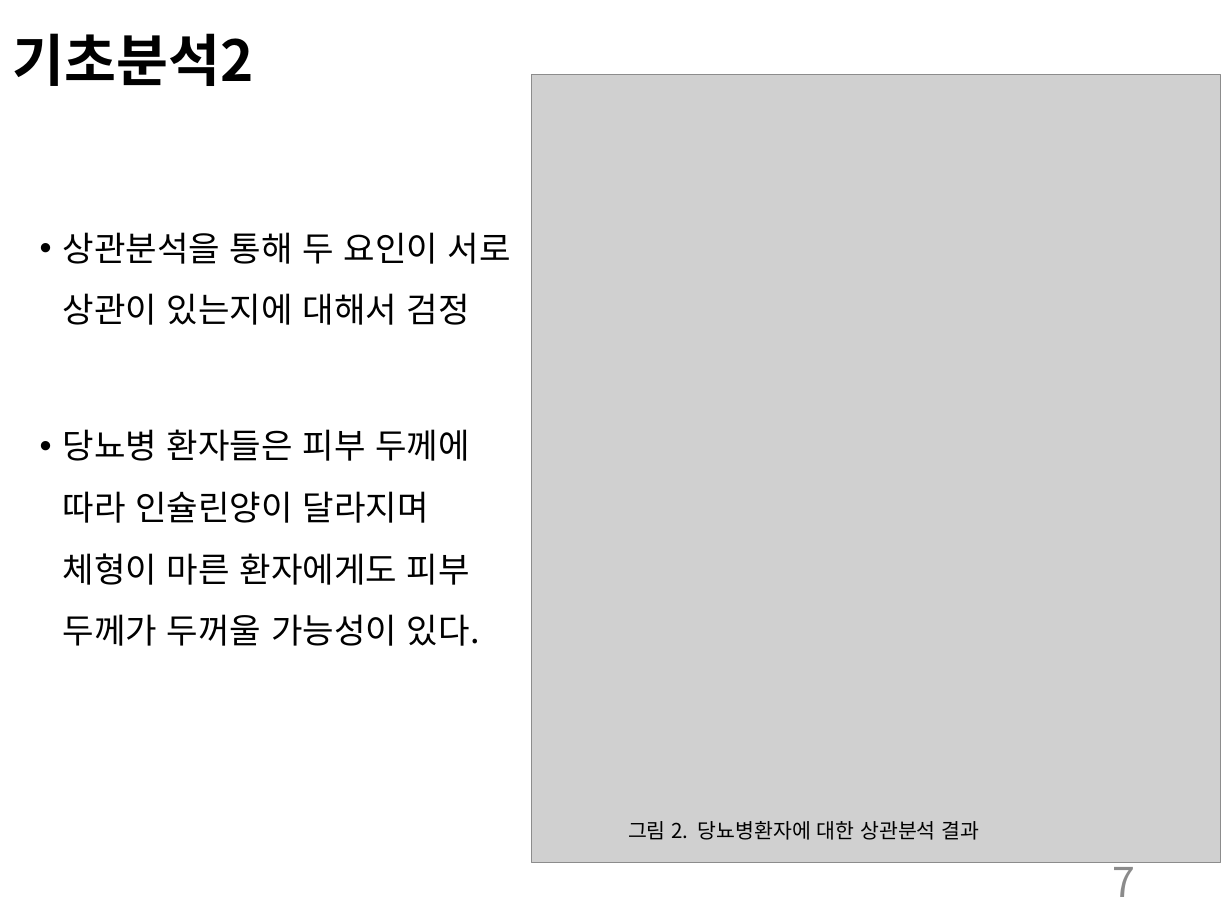
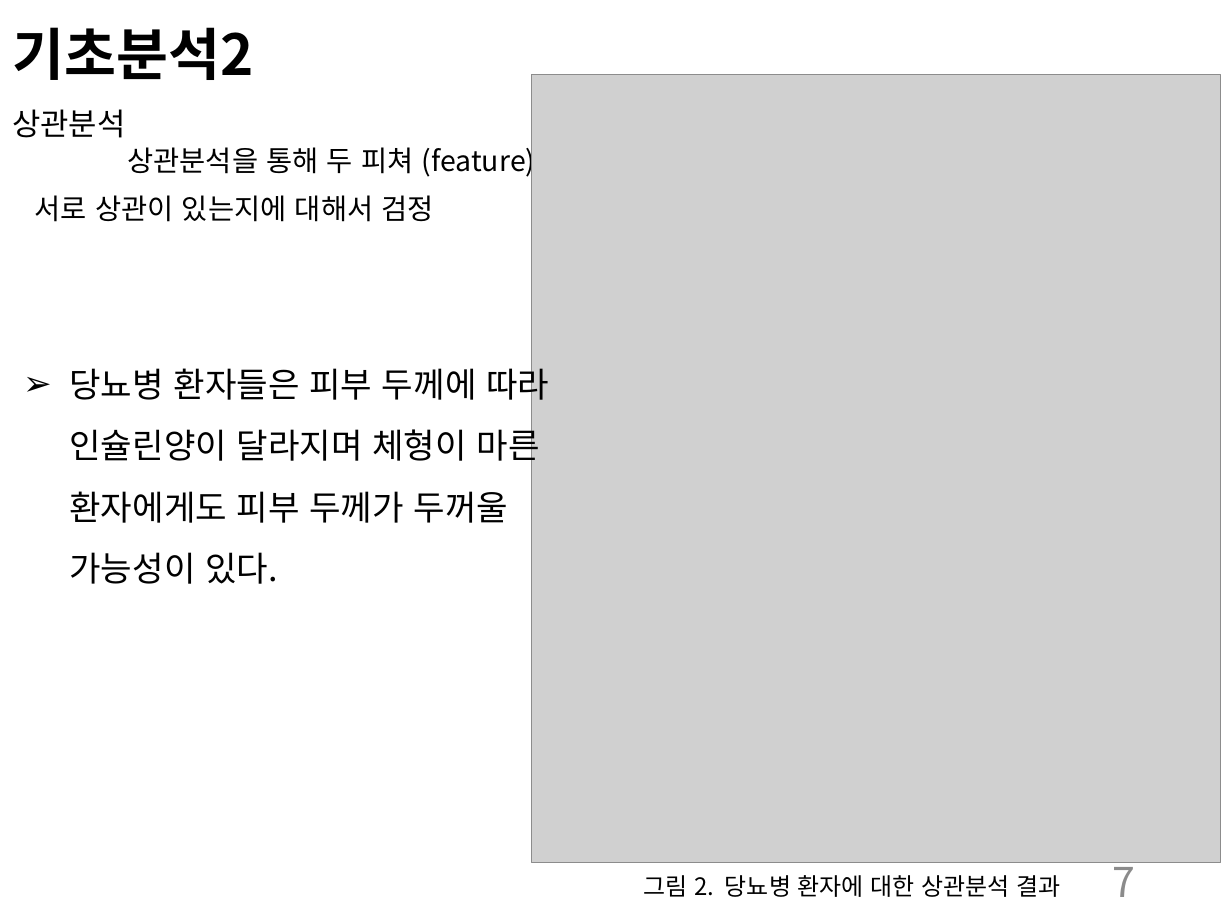
Before and after one commit to yeunkyung/projects, a slide deck: slide 7 of papers/Diabetes_Analysis_ppt_kor.pptx. Drawn at 1232x924 pixels with LibreOffice and Linux fonts; fonts in the diff are those of the drawing; grey boxes stand for pictures. Boxes give left, top, right and bottom in pixels: in the first picture for what was removed or moved away, otherwise in the second. Text is boxed around its words. In the diff, an @@ line names an element or a change of style, - is before the commit and + after.

```diff
--- a/papers/Diabetes_Analysis_ppt_kor.pptx
+++ b/papers/Diabetes_Analysis_ppt_kor.pptx
@@ title at <box>12,27,253,138</box>: text changed @@
-기초분석2
+기초분석2
+상관분석
@@ text at <box>35,142,536,222</box>: text changed; size 20 to 16.6 pt @@
-  • 상관분석을 통해 두 요인이 서로 상관이 있는지에 대해서 검정
-  • 당뇨병 환자들은 피부 두께에 따라 인슐린양이 달라지며 체형이 마른 환자에게도 피부 두께가 두꺼울 가능성이 있다.
+  상관분석을 통해 두 피쳐 (feature) 가 서로 상관이 있는지에 대해서 검정
@@ text added at <box>69,362,549,584</box>, 20 pt, text #000000 @@
+➢ 당뇨병 환자들은 피부 두께에 따라 인슐린양이 달라지며 체형이 마른 환자에게도 피부 두께가 두꺼울 가능성이 있다.
@@ text at <box>643,875,1061,897</box>: text changed; size 12 to 14 pt @@
-그림 2. 당뇨병환자에 대한 상관분석 결과
+그림 2. 당뇨병 환자에 대한 상관분석 결과
```
Also in this commit, not shown: 13 other slides changed, 1 other file.
